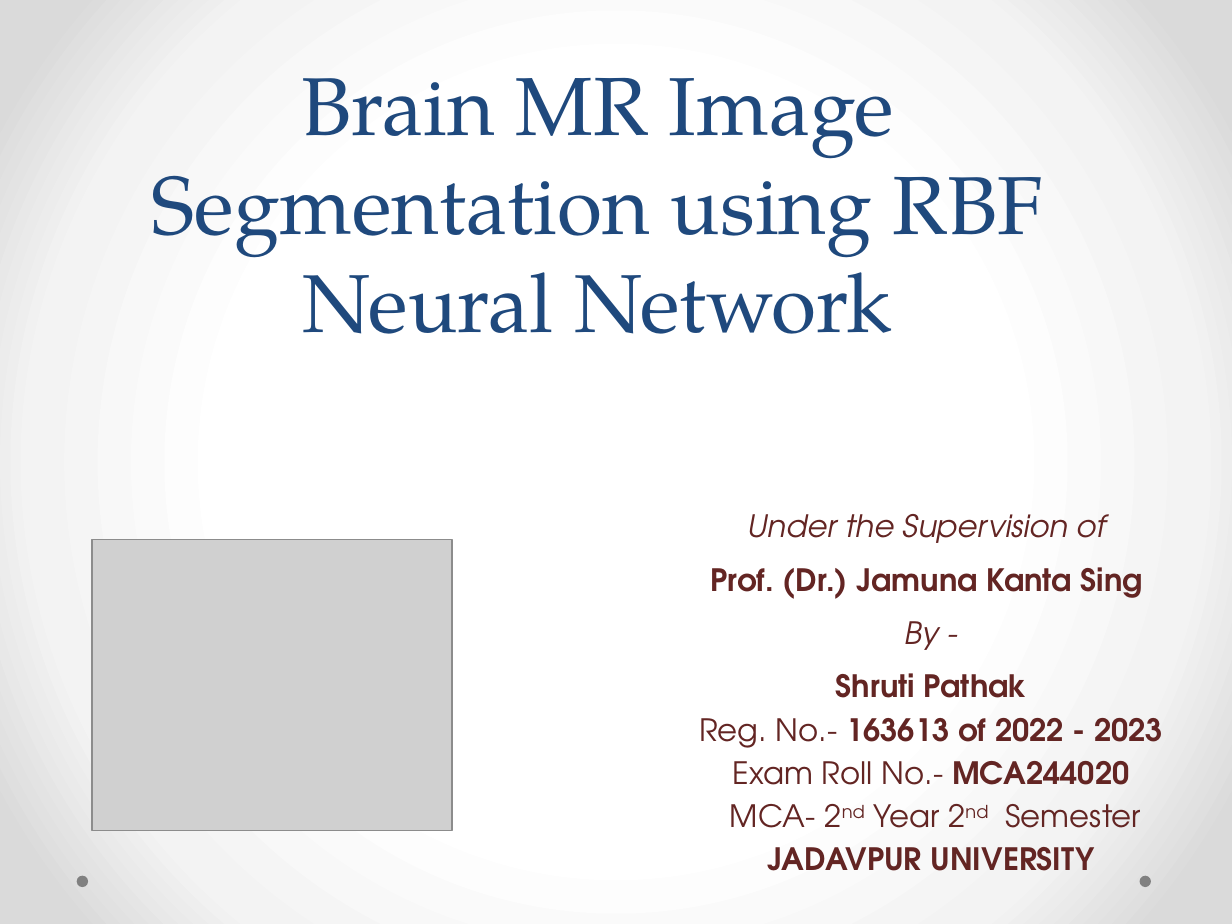
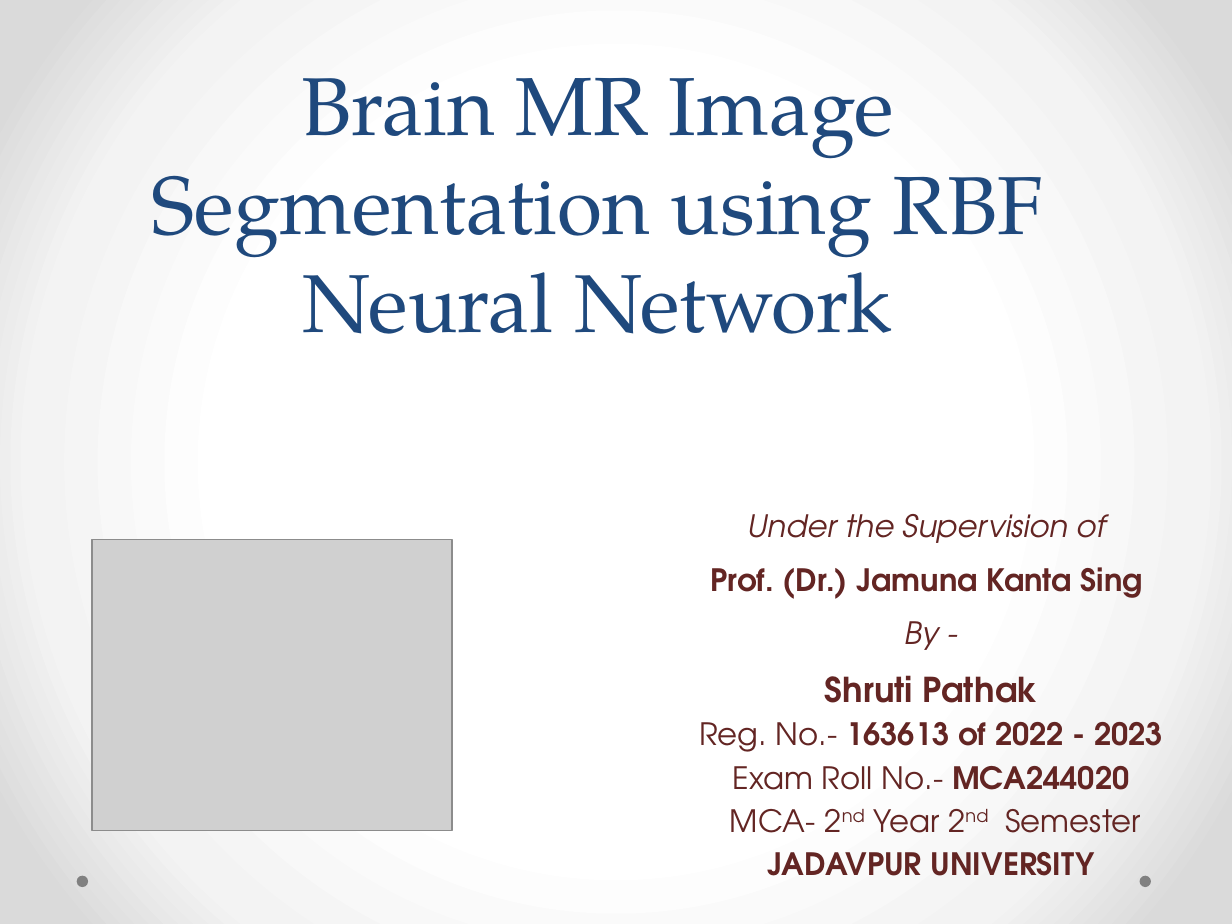
Before and after one commit to shrutipathak12321/Brain-Segmentation-using-RBFNN, a slide deck: slide 1 of Project_presentation.pptx. Drawn at 1232x924 pixels with LibreOffice and Linux fonts; fonts in the diff are those of the drawing; grey boxes stand for pictures. Boxes give left, top, right and bottom in pixels: in the first picture for what was removed or moved away, otherwise in the second. Text is boxed around its words. In the diff, an @@ line names an element or a change of style, - is before the commit and + after.

```diff
--- a/Project_presentation.pptx
+++ b/Project_presentation.pptx
@@ subtitle at [825, 675, 1038, 703]: size 18 to 20 pt in "Shruti Pathak" @@
```
Also in this commit, not shown: 4 other slides changed, 1 other file.
